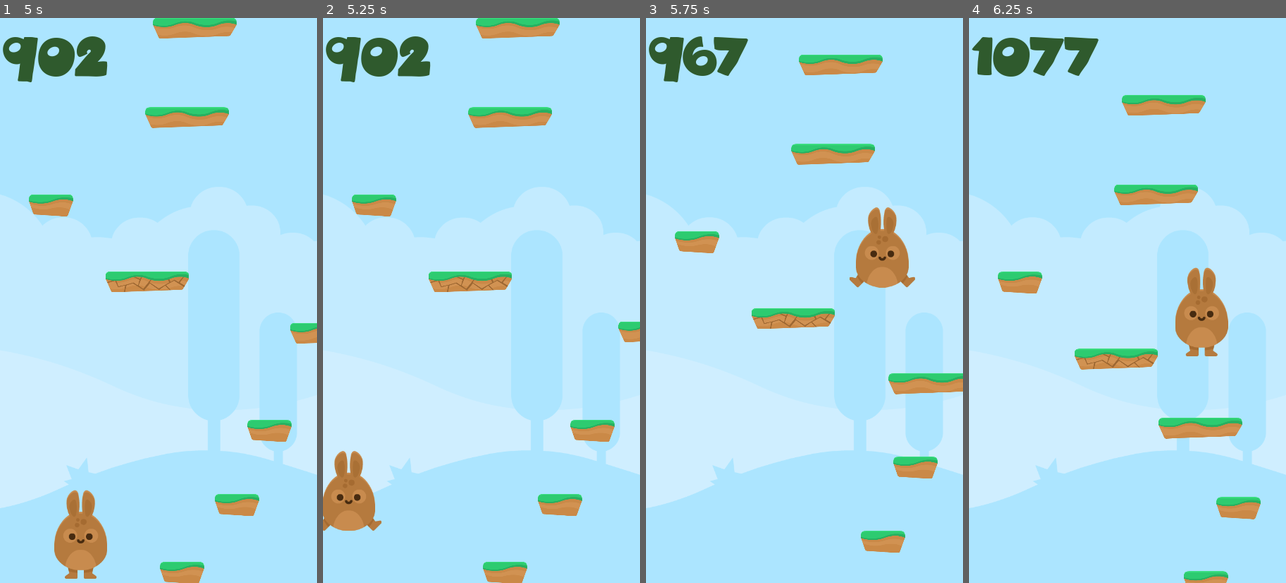
Above: before the commit, frames 1-4 (left to right).
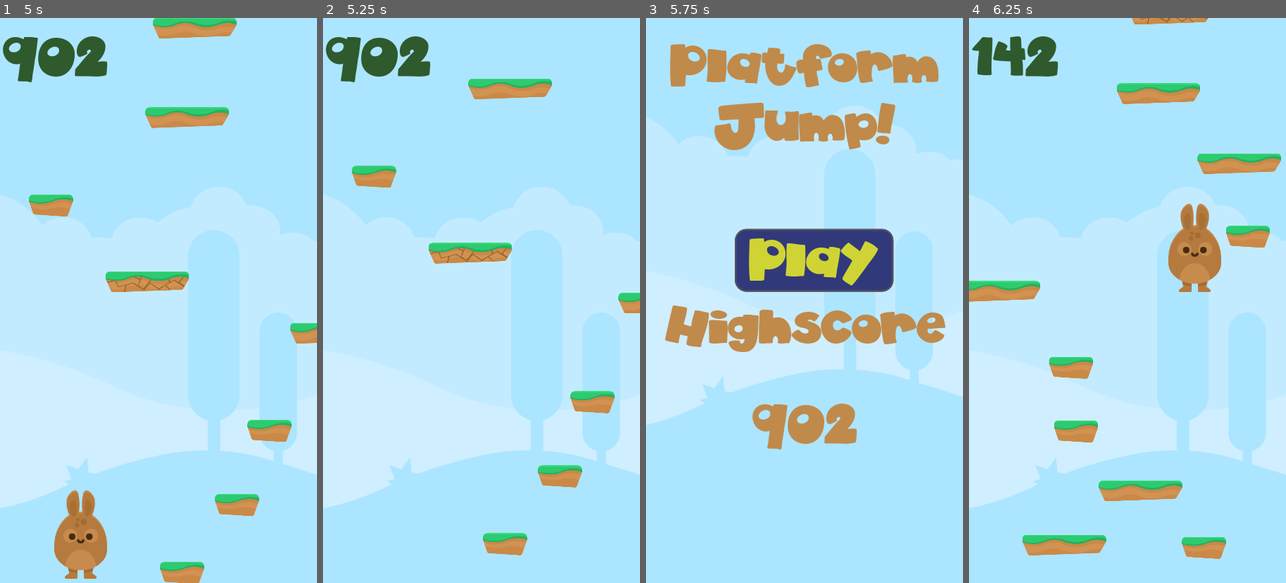
Above: after the commit, the same moments.

Repository: guilhermehto/platform-jump
Game: Godot game, scene res://scenes/Menu.tscn
Same seed, same stepped clock (60 frames per second), same inputs: the game is played once before the commit and once after it.
Inputs (mouse positions are in pixels of both pictures, inside the frame that each line leads up to):
- Up to frame 1 (5 s): click "Play" at 0.5 s; tap Enter (ui_accept) at 1.25, 2.1, 2.27, 2.57, 3.6, 3.77, 4.07 s; hold Right (ui_right) 1.28-2.03 s; hold Enter (ui_accept) 1.28-2.03 s; hold Left (ui_left) 2.03-2.78 s; hold Enter (ui_accept) 2.78-3.53 s; hold Right (ui_right) 2.78-4.28 s; hold Left (ui_left) from 4.28 s (still down); hold Enter (ui_accept) from 4.28 s (still down)
- Up to frame 2 (5.25 s): keep holding Left (ui_left); release Enter (ui_accept) at 5.03 s; tap Enter (ui_accept) at 5.1 s
- Up to frame 3 (5.75 s): keep holding Left (ui_left); tap Enter (ui_accept) at 5.27, 5.57 s
- Up to frame 4 (6.25 s): release Left (ui_left) at 5.75 s; click (1137, 260) at 5.75 s, where only the run after the commit has a clickable "Play"

Frame 1 is identical in both runs. In frame 2, 10% of the frame differs, in the area x 0-100%, y 0-100%; in frame 3, 31%, in the area x 0-100%, y 3-95%; in frame 4, 15%.

Commit message:
Module assignment solution

Diff:
--- a/scenes/GrassPlatform.tscn
+++ b/scenes/GrassPlatform.tscn
@@ -24,3 +24,9 @@
 
 build_mode = 0
 polygon = PoolVector2Array( -176.77, -46.915, 173.4, -49.6225, 187.84, -33.3775, 163.473, 33.4075, -159.623, 50.555, -196.625, -18.035, -189.405, -45.11 )
+
+[node name="VisibilityNotifier2D" type="VisibilityNotifier2D" parent="." index="2"]
+
+rect = Rect2( -10, -10, 20, 20 )
+
+[connection signal="screen_exited" from="VisibilityNotifier2D" to="." method="_on_VisibilityNotifier2D_screen_exited"]
--- a/scenes/GrassPlatformBreak.tscn
+++ b/scenes/GrassPlatformBreak.tscn
@@ -1,8 +1,9 @@
-[gd_scene load_steps=6 format=2]
+[gd_scene load_steps=7 format=2]
 
 [ext_resource path="res://scripts/GrassPlatformBreak.gd" type="Script" id=1]
 [ext_resource path="res://platforms/ground_grass_broken.png" type="Texture" id=2]
 [ext_resource path="res://particle_brown.png" type="Texture" id=3]
+[ext_resource path="res://audio/destroy.wav" type="AudioStream" id=4]
 
 [sub_resource type="RectangleShape2D" id=1]
 
@@ -91,3 +92,19 @@
 h_frames = 1
 v_frames = 1
 _sections_unfolded = [ "Drawing", "Process Material", "Textures", "Time" ]
+
+[node name="VisibilityNotifier2D" type="VisibilityNotifier2D" parent="." index="3"]
+
+rect = Rect2( -10, -10, 20, 20 )
+
+[node name="Audio" type="AudioStreamPlayer2D" parent="." index="4"]
+
+stream = ExtResource( 4 )
+volume_db = 0.0
+autoplay = false
+max_distance = 2000.0
+attenuation = 1.0
+bus = "Master"
+area_mask = 1
+
+[connection signal="screen_exited" from="VisibilityNotifier2D" to="." method="_on_VisibilityNotifier2D_screen_exited"]
--- a/scenes/GrassPlatformSmall.tscn
+++ b/scenes/GrassPlatformSmall.tscn
@@ -24,3 +24,9 @@
 
 build_mode = 0
 polygon = PoolVector2Array( -91.0646, -51.537, -91.0646, -51.537, 92.8309, -53.0443, 100.368, -15.3608, 79.2648, 47.9474, -77.4985, 40.4108, -112.167, -28.9268 )
+
+[node name="VisibilityNotifier2D" type="VisibilityNotifier2D" parent="." index="2"]
+
+rect = Rect2( -10, -10, 20, 20 )
+
+[connection signal="screen_exited" from="VisibilityNotifier2D" to="." method="_on_VisibilityNotifier2D_screen_exited"]
--- a/scenes/Player.tscn
+++ b/scenes/Player.tscn
@@ -24,7 +24,7 @@
 "speed": 10.0
 } ]
 
-[node name="Player" type="KinematicBody2D"]
+[node name="Player" type="KinematicBody2D" index="0"]
 
 z_index = 1
 input_pickable = false
@@ -70,3 +70,13 @@
 editor_draw_limits = true
 editor_draw_drag_margin = true
 _sections_unfolded = [ "Drag Margin", "Editor", "Limit" ]
+
+[node name="Audio" type="AudioStreamPlayer2D" parent="." index="3"]
+
+stream = null
+volume_db = 0.0
+autoplay = false
+max_distance = 2000.0
+attenuation = 1.0
+bus = "Master"
+area_mask = 1
--- /dev/null
+++ b/scenes/Spike.tscn
@@ -0,0 +1,28 @@
+[gd_scene load_steps=4 format=2]
+
+[ext_resource path="res://scripts/Spike.gd" type="Script" id=1]
+[ext_resource path="res://platforms/spike_bottom.png" type="Texture" id=2]
+
+[sub_resource type="RectangleShape2D" id=1]
+
+custom_solver_bias = 0.0
+extents = Vector2( 24.7157, 42.9438 )
+
+[node name="Spike" type="Area2D"]
+
+input_pickable = true
+gravity_vec = Vector2( 0, 1 )
+gravity = 98.0
+linear_damp = 0.1
+angular_damp = 1.0
+audio_bus_override = false
+audio_bus_name = "Master"
+script = ExtResource( 1 )
+
+[node name="Sprite" type="Sprite" parent="." index="0"]
+
+texture = ExtResource( 2 )
+
+[node name="CollisionShape2D" type="CollisionShape2D" parent="." index="1"]
+
+shape = SubResource( 1 )
--- a/scripts/GrassPlatformBreak.gd
+++ b/scripts/GrassPlatformBreak.gd
@@ -3,6 +3,7 @@
 onready var sprite = $Sprite
 onready var collision = $Collision
 onready var particles = $Particles
+onready var audio = $Audio
 
 var sprite_half_width
 
@@ -18,3 +19,11 @@
 			sprite.queue_free()
 			collision.queue_free()
 			particles.emitting = true
+			audio.play()
+
+
+
+
+
+func _on_VisibilityNotifier2D_screen_exited():
+	queue_free()
--- a/scripts/NormalPlatform.gd
+++ b/scripts/NormalPlatform.gd
@@ -21,3 +21,7 @@
 	if body.name == "Player":
 		if body.position.y < position.y:
 			body.jump()
+
+
+func _on_VisibilityNotifier2D_screen_exited():
+	queue_free()
--- a/scripts/Player.gd
+++ b/scripts/Player.gd
@@ -1,7 +1,11 @@
 extends KinematicBody2D
 
 
+const JUMP_SOUND_PATH = "res://audio/jump.wav"
+const IMPULSE_PATH = "res://audio/impulse.wav"
+
 onready var animated_sprite = $AnimatedSprite
+onready var audio = $Audio
 
 const GRAVITY = 1500
 const GRAVITY_INCREMENT = 2500
@@ -20,6 +24,9 @@
 var death_position_offset = 1200
 var score = 0
 
+var jump_audio
+var impulse_audio
+
 
 signal just_jumped
 
@@ -30,7 +37,8 @@
 	screen_width = get_viewport_rect().size.x
 	half_sprite_width = animated_sprite.frames.get_frame("idle", 0).get_width() / 2
 	current_gravity = GRAVITY
-
+	jump_audio = load(JUMP_SOUND_PATH)
+	impulse_audio = load(IMPULSE_PATH)
 
 func _process(delta):
 	if !jumping:
@@ -68,6 +76,8 @@
 	current_jump_force = JUMP_FORCE
 	animated_sprite.play("jump")
 	emit_signal("just_jumped")
+	audio.stream = jump_audio
+	audio.play()
 
 func add_impulse(impulse):
 	emit_signal("just_jumped")
@@ -75,6 +85,8 @@
 	jumping = true
 	current_jump_force = impulse
 	animated_sprite.play("jump")
+	audio.stream = impulse_audio
+	audio.play()
 
 func die():
 	$"/root/PlayerData".save_highscore(score)
--- /dev/null
+++ b/scripts/Spike.gd
@@ -0,0 +1,14 @@
+extends Area2D
+
+onready var sprite = $Sprite
+
+var height
+
+func _ready():
+	height = sprite.texture.get_height()
+	connect("body_entered", self, "_on_body_entered")
+
+
+func _on_body_entered(body):
+	if body.name == "Player":
+		body.knock_out()
Not shown, removed: audio/hit.wav.import
Not shown, removed: audio/hit.wav
